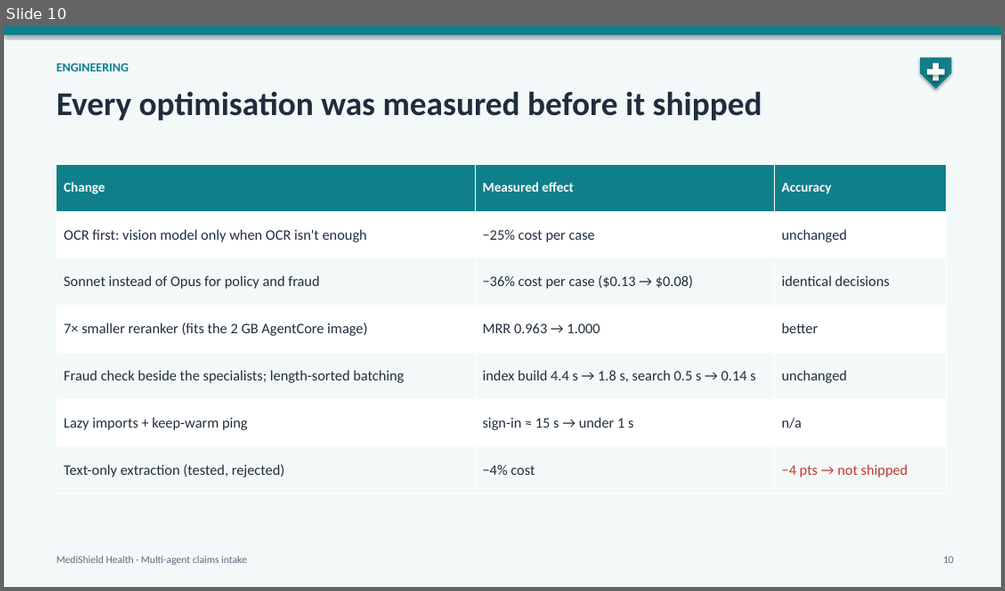
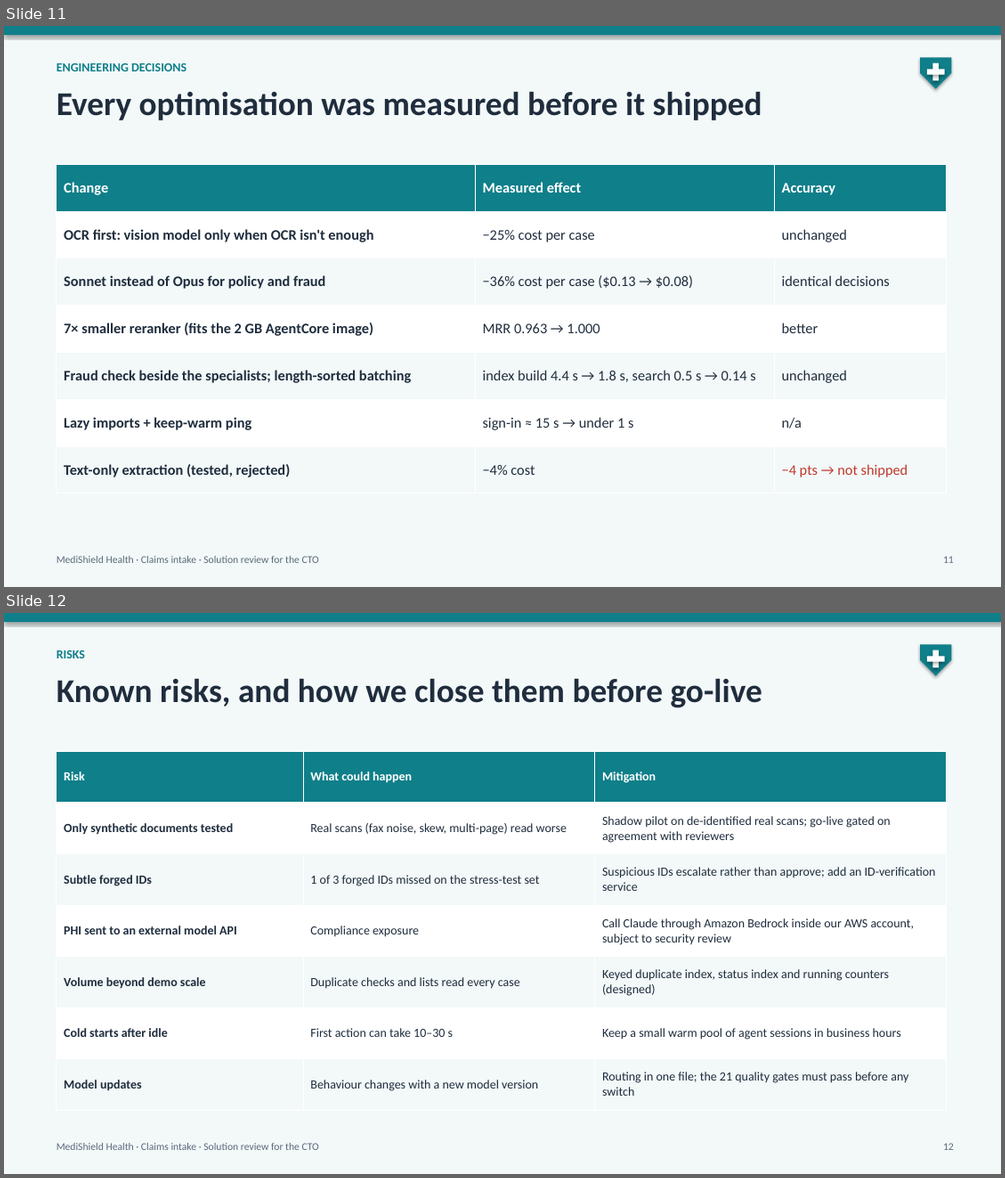
Before and after one commit to raghav010126/Capstone, a slide deck: docs/MediShield_capstone.pptx. Shown one above the other, each under a label of ours: slide 10 before the commit, slides 11 and 12 after it. The pictures are 1005x591 and 1005x1178 pixels, drawn with LibreOffice and Linux fonts; fonts in the diff are those of the drawing. Boxes give left, top, right and bottom in pixels: in the first picture for what was removed or moved away, otherwise in the second. Text is boxed around its words. In the diff, an @@ line names an element or a change of style, - is before the commit and + after.

```diff
--- a/docs/MediShield_capstone.pptx
+++ b/docs/MediShield_capstone.pptx
@@ slide 12 added at box(4, 613, 1001, 1174), background #F3F8F9 @@
@@ rectangle added at box(4, 613, 1001, 622), fill #0F7F8A @@
@@ text added at box(57, 650, 85, 658), 12 pt, text #0F7F8A, bold @@
+RISKS
@@ pentagon arrow added at box(920, 644, 952, 676), fill #0F7F8A @@
@@ rectangle added at box(927, 657, 945, 662), fill #FFFFFF @@
@@ rectangle added at box(933, 650, 938, 668), fill #FFFFFF @@
@@ text added at box(57, 678, 762, 708), 32 pt, text #1F2D3D, bold @@
+Known risks, and how we close them before go-live
@@ table added at box(57, 751, 947, 1111), 7 rows, 3 columns @@
+Risk | What could happen | Mitigation
+Only synthetic documents tested | Real scans (fax noise, skew, multi-page) read worse | Shadow pilot on de-identified real scans; go-live gated on agreement with reviewers
+Subtle forged IDs | 1 of 3 forged IDs missed on the stress-test set | Suspicious IDs escalate rather than approve; add an ID-verification service
+PHI sent to an external model API | Compliance exposure | Call Claude through Amazon Bedrock inside our AWS account, subject to security review
+Volume beyond demo scale | Duplicate checks and lists read every case | Keyed duplicate index, status index and running counters (designed)
+Cold starts after idle | First action can take 10–30 s | Keep a small warm pool of agent sessions in business hours
+Model updates | Behaviour changes with a new model version | Routing in one file; the 21 quality gates must pass before any switch
@@ text added at box(57, 1143, 319, 1150), 10 pt, text #5B6B7A @@
+MediShield Health · Claims intake · Solution review for the CTO
@@ text added at box(943, 1143, 954, 1150), 10 pt, text #5B6B7A @@
+12
@@ what was slide 10 is now slide 11 @@
@@ slide 11 changed as well @@
@@ text at box(57, 63, 186, 71): text changed @@
-ENGINEERING
+ENGINEERING DECISIONS
@@ table at box(57, 164, 947, 493) @@
@@ size 13 to 14 pt in "Change", "Measured effect", "Accuracy" @@
@@ bold on in "OCR first: vision model only when OCR ...", "Sonnet instead of Opus for policy and ...", "7× smaller reranker (fits the 2 GB ...", "Fraud check beside the specialists; length-sorted batching" and 2 more places @@
@@ text at box(57, 556, 319, 563): text changed @@
-MediShield Health · Multi-agent claims intake
+MediShield Health · Claims intake · Solution review for the CTO
@@ text at box(943, 556, 954, 563): text changed @@
-10
+11
```
Also in this commit, not shown: 5 other slides changed, 7 other slides added, 5 slides removed, 2 other files.
